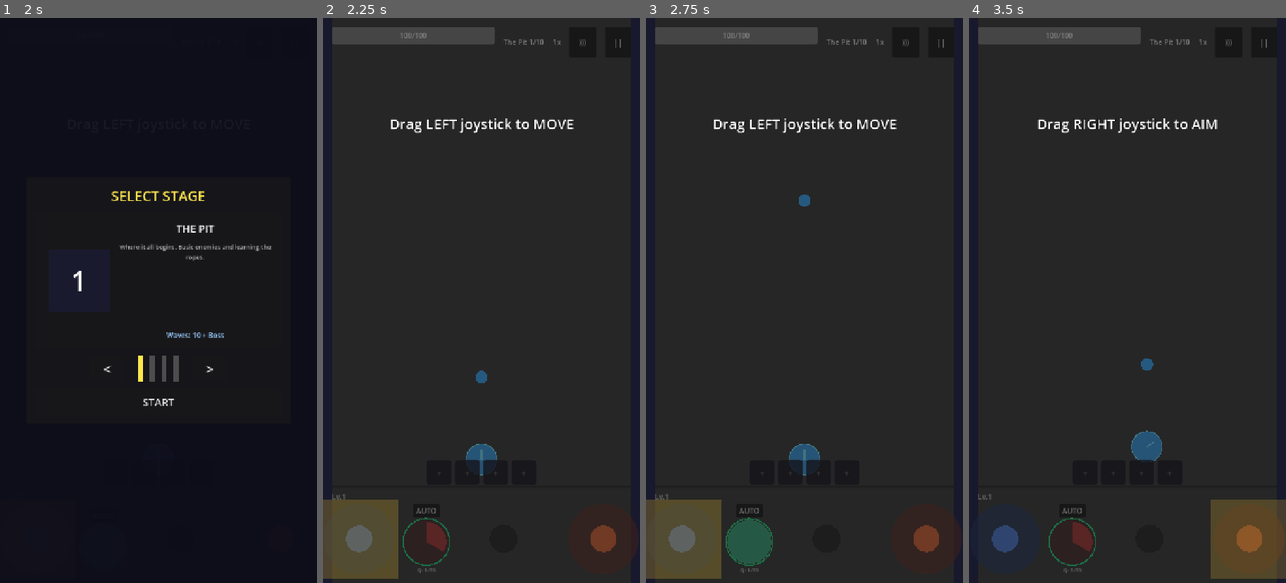
Above: before the commit, frames 1-4 (left to right).
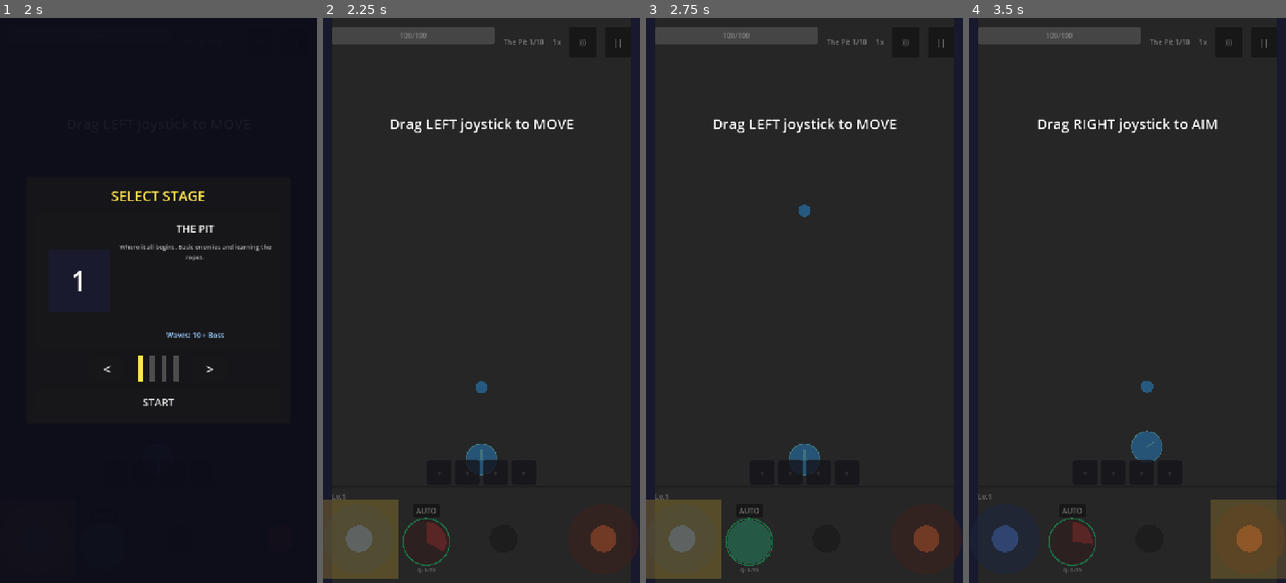
Above: after the commit, the same moments.

Repository: Randroids-Dojo/GoPit
Game: Godot game, scene res://scenes/game.tscn
Two runs of this game, one before a commit and one after it. Both use one fixed random seed, a clock stepped at 60 frames per second and the inputs below.
Inputs (mouse positions are in pixels of both pictures, inside the frame that each line leads up to):
- Up to frame 1 (2 s): click "NEW GAME" at 0.5 s; click "START" at 1.25 s
- Up to frame 2 (2.25 s): click "START" at 2 s
- Up to frame 3 (2.75 s): no input
- Up to frame 4 (3.5 s): tap Enter at 2.75 s; drag from (1003, 537) to (1127, 458) at 2.77 s

Frame 1 is identical in both runs. In frame 2, 0.1% of the frame differs, in the area x 48-52%, y 62-67%; in frame 3, 0.1%; in frame 4, 0.2%, in the area x 32-59%, y 60-95%.

Commit message:
Fix ball-player collision during spawn immunity
- Temporarily disable player collision mask during 0.3s spawn immunity
- Ball passes through player cleanly instead of forcefield effect
- Simplify catch logic since immunity handled at collision level
- Stop physics and hide ball immediately on catch

Diff:
--- a/scripts/entities/ball.gd
+++ b/scripts/entities/ball.gd
@@ -258,7 +258,15 @@
 		global_position += velocity * delta
 		return  # Skip normal collision handling
 
+	# Temporarily disable player collision during spawn immunity
+	var original_mask := collision_mask
+	var current_time := Time.get_ticks_msec() / 1000.0
+	if current_time - _spawn_time < SPAWN_IMMUNITY_TIME:
+		collision_mask = collision_mask & ~16  # Remove player layer (16)
+
 	var collision := move_and_collide(velocity * delta)
+	collision_mask = original_mask  # Restore original mask
+
 	if collision:
 		var collider := collision.get_collider()
 
@@ -344,11 +352,11 @@
 		elif collider.collision_layer & 8:  # gems layer
 			hit_gem.emit(collider)
 
-		# Hit player - catch and return ball (unless in spawn immunity)
+		# Hit player - catch and return ball
+		# (spawn immunity handled by collision mask - won't reach here during immunity)
 		elif collider.collision_layer & 16:  # player layer
-			if not _catch_on_collision():
-				# In spawn immunity - pass through player
-				position += direction * 20
+			_catch_on_collision()
+			return
 
 
 func _show_crit_effect() -> void:
@@ -424,22 +432,21 @@
 	return true
 
 
-func _catch_on_collision() -> bool:
-	"""Catch ball when it collides with player. Returns false if in spawn immunity."""
-	# Check spawn immunity - don't catch ball immediately after firing
-	var current_time := Time.get_ticks_msec() / 1000.0
-	if current_time - _spawn_time < SPAWN_IMMUNITY_TIME:
-		return false  # Still in spawn immunity, don't catch
-
+func _catch_on_collision() -> void:
+	"""Catch ball when it collides with player."""
 	caught.emit()
 	_show_catch_effect()
+
+	# Stop processing immediately to prevent visual glitches
+	set_physics_process(false)
+	hide()
+
 	# Return to pool
 	if has_meta("pooled") and PoolManager:
 		reset()
 		PoolManager.release_ball(self)
 	else:
 		queue_free()
-	return true
 
 
 func _show_catch_effect() -> void:
@@ -513,6 +520,8 @@
 	modulate = Color.WHITE
 	scale = Vector2.ONE
 	ball_color = Color(0.3, 0.7, 1.0)
+	show()  # Re-enable visibility (may have been hidden on catch)
+	set_physics_process(true)  # Re-enable physics (may have been disabled on catch)
 
 	# Reset collision shape to default radius
 	var collision := get_node_or_null("CollisionShape2D")
